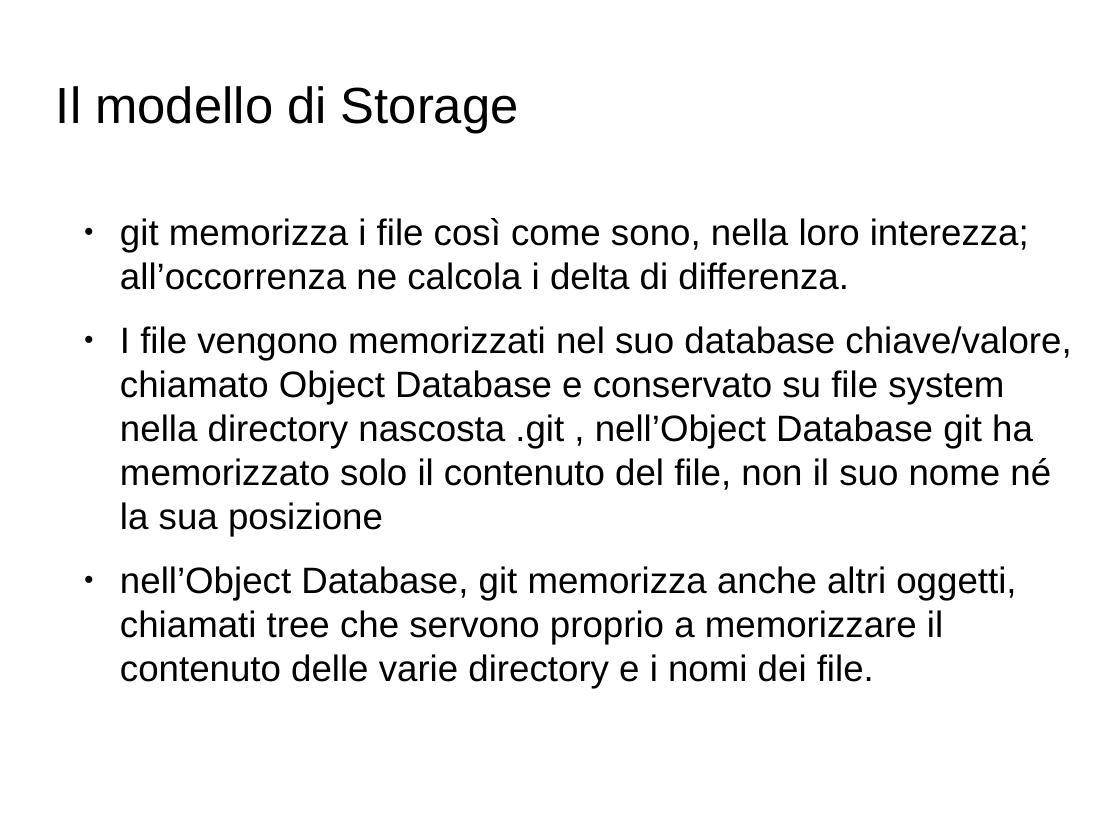
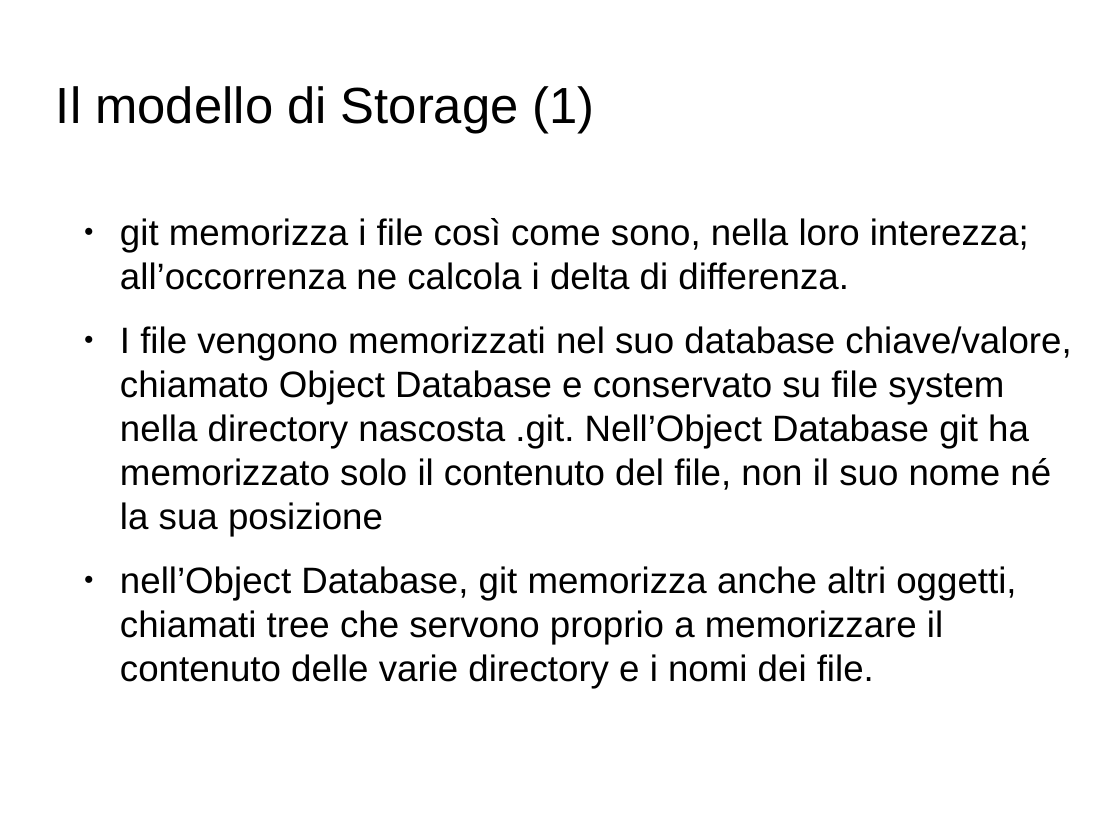
Before and after one commit to GioeleCicchini/Git-Presentation, a slide deck: slide 3 of presentazione git.odp. Drawn at 1120x840 pixels with LibreOffice and Linux fonts; fonts in the diff are those of the drawing; background and template pictures are left out. Boxes give left, top, right and bottom in pixels: in the first picture for what was removed or moved away, otherwise in the second. Text is boxed around its words. In the diff, an @@ line names an element or a change of style, - is before the commit and + after.

```diff
--- a/presentazione git.odp
+++ b/presentazione git.odp
@@ title at bbox=[56, 86, 595, 134]: text changed @@
-Il modello di Storage
+Il modello di Storage (1)
@@ text at bbox=[120, 326, 1071, 536]: text changed @@
-● I file vengono memorizzati nel suo database chiave/valore, chiamato Object Database e conservato su file system nella directory nascosta .git , nell’Object Database git ha memorizzato solo il contenuto del file, non il suo nome né la sua posizione
+● I file vengono memorizzati nel suo database chiave/valore, chiamato Object Database e conservato su file system nella directory nascosta .git. Nell’Object Database git ha memorizzato solo il contenuto del file, non il suo nome né la sua posizione
```
Also in this commit, not shown: 11 other slides changed, 1 slide removed, 1 other file.
